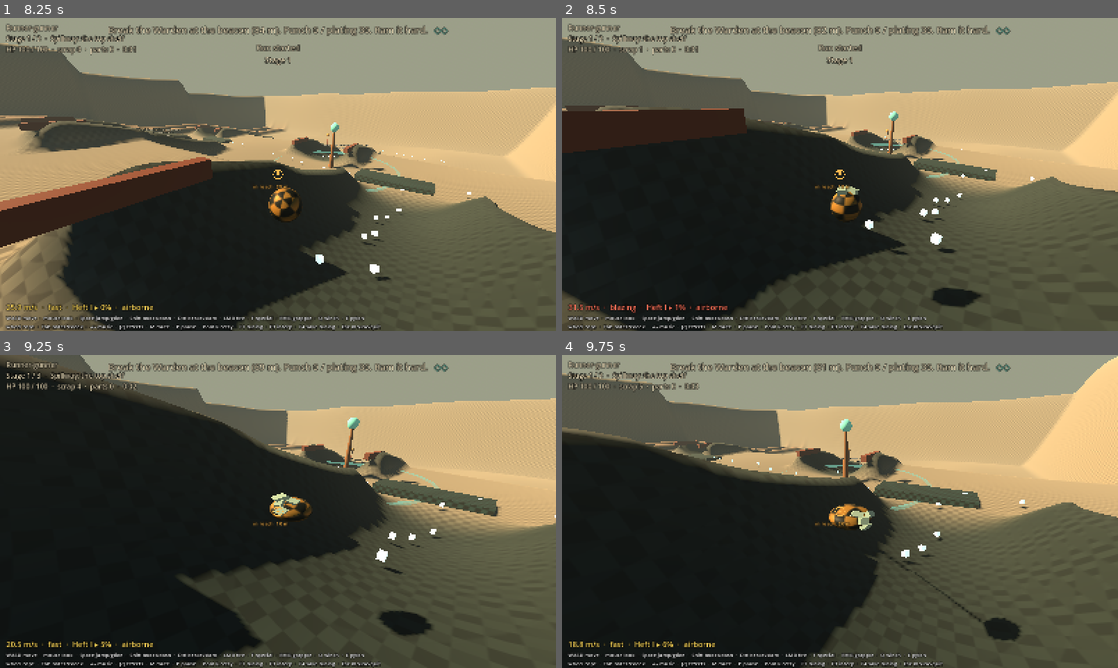
Above: before the commit, frames 1-4 (two rows, left to right).
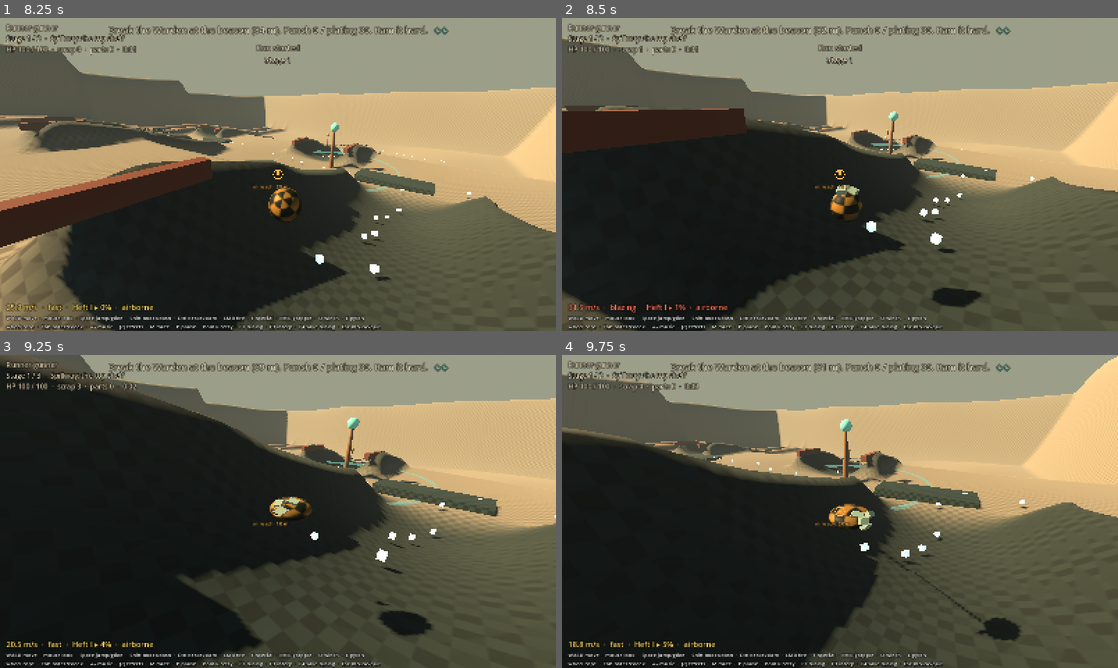
Above: after the commit, the same moments.

Repository: bananahana720/scrapkeep
Game: Godot game, scene res://main.tscn
Same seed, same stepped clock (60 frames per second), same inputs: the game is played once before the commit and once after it.
Inputs (mouse positions are in pixels of both pictures, inside the frame that each line leads up to):
- Up to frame 1 (8.25 s): tap Enter at 0.5, 2, 3.5, 5.1 s; move the mouse to (400, 158) at 0.52 s; hold D (cl_right) 0.53-1.25 s; tap Shift (cl_boost) at 0.6 s; click (400, 158) at 0.67 s; tap Space (cl_jump) at 0.77, 1.25, 2.75, 3.77, 4.25, 6.77, 7.52 s; drag from (166, 190) to (250, 237) at 1.27 s; move the mouse to (333, 105) at 2.02 s; hold D (cl_right) 2.03-2.75 s; tap E (cl_mount) at 2.1 s; drag from (250, 237) to (111, 127) at 2.77 s; move the mouse to (444, 221) at 3.52 s; hold A (cl_left) 3.53-4.25 s; tap F (cl_special) at 3.6 s; drag from (111, 127) to (194, 96) at 4.27 s; move the mouse to (305, 174) at 5.02 s; hold S (cl_back) 5.03-5.75 s; click (305, 174) at 5.17 s; drag from (194, 96) to (166, 190) at 5.77 s; move the mouse to (400, 158) at 6.52 s; hold W (cl_forward) from 6.53 s (still down); tap 2 at 6.6 s; move the mouse to (250, 174) at 7.27 s; tap N at 7.35 s; click (250, 174) at 7.42 s; move the mouse to (289, 168) at 8.02 s; tap C at 8.1 s
- Up to frame 2 (8.5 s): keep holding W (cl_forward)
- Up to frame 3 (9.25 s): move the mouse to (272, 517) at 8.77 s; release W (cl_forward) at 8.78 s; hold A (cl_left) from 8.78 s (still down); tap T at 8.85 s; tap Space (cl_jump) at 9.02 s
- Up to frame 4 (9.75 s): move the mouse to (878, 514) at 9.52 s; release A (cl_left) at 9.53 s; hold W (cl_forward) from 9.53 s (still down); tap Tab at 9.6 s; click (878, 514) at 9.67 s

Frame 1 is identical in both runs. In frame 2, 0.1% of the frame differs, in the area x 49-76%, y 53-89%; in frame 3, 0.1%, in the area x 13-70%, y 8-94%; in frame 4, less than 0.1%.

Commit message:
core-loop build: phase 2 seams (codex, mass, cores, heft magnet)
- sets ctx.build; declares the eight build hint cards to ctx.codex on the
  first tick of play; calls mark_discovered and mark_found (the codex
  publishes synergy_discovered and interaction_found and grants the burst)
- publishes element_resolved for every element-table result
- accretion reads run.mass and the heft class: purchases keep chunks,
  scrap_lost flings chunks toward the thief, the shell grows per class
- gate tier reads run.gate_tier_bonus(); a vault kill adds a rare part and
  add_core(vault); a won event adds add_core(event) unless world granted
  one within 0.1 s
- a Warden's scrap drops in a 20 m line along the heading
- magnet reach min(18, 6 sqrt(heft)) plus the speed term; pull scales too

Co-Authored-By: Claude Opus 5.5 (1M context) <noreply@anthropic.com>

Diff:
--- a/sketches/core-loop/src/build/accretion.gd
+++ b/sketches/core-loop/src/build/accretion.gd
@@ -4,21 +4,28 @@
 const Palette := preload("res://src/core/palette.gd")
 const Synergies := preload("res://src/build/synergies.gd")
 
-# Scrap becomes your build, on the ball. Held scrap shows as chunks stuck to the
-# surface, and each part as a piece of hardware whose shape says its family and whose
-# colour says its rarity. Spending scrap at a fabricator takes chunks off and bolts a
-# part on, so the purchase reads on the ball itself. This node lives under the ball's
-# roll_node(), so everything rolls with the surface. It is drawn from run.scrap and
-# run.parts every time, so a retry redraws the restored build exactly.
+# Scrap becomes your build, on the ball. Mass (DEMO-SPEC heft) shows as chunks stuck
+# to the surface, and each part as a piece of hardware whose shape says its family and
+# whose colour says its rarity. Spending compacts scrap into a part: the wallet drops
+# but mass does not, so a fabricator purchase bolts a part on and takes no chunk off.
+# Only a theft (scrap_lost) takes chunks, and they fly off toward the thief. The whole
+# shell grows a step per heft class; the collider never does. This node lives under
+# the ball's roll_node(), so everything rolls with the surface. It is drawn from
+# run.mass, run.parts and the heft class every time, so a retry redraws the restored
+# build exactly.
 #
-# Visual budget: at most MAX_CHUNKS chunks and MAX_PIECES pieces, and nothing sticks
-# out more than 0.7 m, so the build never hides the ball's line or a threat.
+# Visual budget: at most MAX_CHUNKS chunks and MAX_PIECES pieces; at heft class V the
+# hardware stands at most about 1.1 m off the collider, so the build never hides the
+# ball's line or a threat.
 
 const MAX_CHUNKS := 36
 const MAX_PIECES := 24
 const CHUNK_PER_ROOT_SCRAP := 2.2
 const POP_SCALE := 1.9
 const POP_RATE := 12.0
+# The shell's scale per heft class above I, and how long a stolen chunk flies.
+const SHELL_PER_CLASS := 0.07
+const FLING_SECONDS := 0.45
 
 const RARITY_COLORS := {
 	"common": Palette.COPPER,
@@ -40,6 +47,8 @@
 var _halos := {}
 var _chunk_mesh: BoxMesh
 var _chunk_material: StandardMaterial3D
+var _flung: Array[Dictionary] = []
+var _shell_class := 1
 
 
 func setup() -> void:
@@ -49,8 +58,12 @@
 	_chunk_material = Palette.solid(Palette.ARC.lerp(Palette.RUST, 0.45), 0.5)
 
 
-static func chunks_for(scrap: int) -> int:
-	return mini(MAX_CHUNKS, int(sqrt(maxf(0.0, float(scrap))) * CHUNK_PER_ROOT_SCRAP))
+static func chunks_for(mass: float) -> int:
+	return mini(MAX_CHUNKS, int(sqrt(maxf(0.0, mass)) * CHUNK_PER_ROOT_SCRAP))
+
+
+static func shell_scale(heft_class: int) -> float:
+	return 1.0 + SHELL_PER_CLASS * float(maxi(1, heft_class) - 1)
 
 
 func chunk_count() -> int:
@@ -65,9 +78,15 @@
 	return _halos.has(synergy_id) and (_halos[synergy_id] as Node3D).visible
 
 
-# Idempotent: draws exactly this scrap total, part list and synergy set.
-func show_build(scrap: int, parts: Array, synergies: Array) -> void:
-	var want := chunks_for(scrap)
+func shell_class() -> int:
+	return _shell_class
+
+
+# Idempotent: draws exactly this mass, part list, synergy set and heft class.
+func show_build(mass: float, parts: Array, synergies: Array, heft_class := 1) -> void:
+	_shell_class = heft_class
+	scale = Vector3.ONE * shell_scale(heft_class)
+	var want := chunks_for(mass)
 	while _chunks.size() > want:
 		_chunks.pop_back().queue_free()
 	while _chunks.size() < want:
@@ -80,6 +99,20 @@
 			halo = _build_halo(key)
 			_halos[key] = halo
 		halo.visible = key in synergies
+
+
+# A theft: the outermost count chunks leave the ball and fly to at (world space) under
+# fx_parent, then vanish. The caller redraws after, so the counts stay in step.
+func fling(count: int, at: Vector3, fx_parent: Node3D) -> void:
+	for i in mini(count, _chunks.size()):
+		var chunk: MeshInstance3D = _chunks.pop_back()
+		var from := chunk.global_position
+		chunk.reparent(fx_parent)
+		_flung.append({"node": chunk, "from": from, "to": at, "t": 0.0})
+
+
+func flung_count() -> int:
+	return _flung.size()
 
 
 # A point on the unit sphere, spread evenly by index (golden-angle spiral), so the same
@@ -248,6 +281,19 @@
 
 
 func _process(delta: float) -> void:
+	var i := _flung.size() - 1
+	while i >= 0:
+		var fx: Dictionary = _flung[i]
+		fx["t"] += delta / FLING_SECONDS
+		var node: Node3D = fx["node"]
+		if fx["t"] >= 1.0 or not is_instance_valid(node):
+			if is_instance_valid(node):
+				node.queue_free()
+			_flung.remove_at(i)
+		else:
+			var t: float = fx["t"]
+			node.global_position = (fx["from"] as Vector3).lerp(fx["to"], t) + Vector3.UP * 4.0 * t * (1.0 - t)
+		i -= 1
 	var settle := minf(1.0, POP_RATE * delta)
 	for chunk in _chunks:
 		if chunk.scale.x > 1.001:
--- a/sketches/core-loop/src/build/build.gd
+++ b/sketches/core-loop/src/build/build.gd
@@ -19,12 +19,12 @@
 # material table (elements.gd, resolved by element_field.gd), and the live synergies.
 #
 # Synergies (synergies.gd) are tag pairs. This module runs the behaviour of each named
-# one, detects the first time each goes live (a discovery), and logs the first time an
-# unnamed interaction fires (a find). Both go to the codex registry when the spine
-# provides ctx.codex, and are kept locally meanwhile (discovered(), found()).
+# one, tells the codex (ctx.codex) the first time each goes live in a run, and tells it
+# the first time an unnamed interaction fires. The codex publishes synergy_discovered
+# and interaction_found and grants the discovery burst; build never emits those two.
 #
-# Other modules reach this node through the context: ctx.get_meta("build") until the
-# spine adds a ctx.build field (see SEAMS.md). Its public API is the "Build API" block.
+# Other modules reach this node as ctx.build (ctx.build_module() also finds it). Its
+# public API is the "Build API" block; SEAMS.md lists the ids.
 
 const GATE_CHOICES := 2
 const PARTICIPANTS := ["player"]
@@ -37,6 +37,12 @@
 const ARC_DAMAGE := 18.0
 # Thermal Shock and Glacier Hull refreeze a pad this wide.
 const REFREEZE_RING := 4.0
+# A Warden's scrap is thrown in a line this long along the ball's heading, toward the
+# gates that just opened.
+const WARDEN_LINE := 20.0
+# World (D) may also grant the event's core; build skips its own grant when an event
+# core arrived within this many seconds of the milestone.
+const EVENT_CORE_WINDOW := 0.1
 # Named synergy behaviours. Every one is capped per second so a big build stays
 # readable (principle 4).
 const ROD_REACH := 12.0
@@ -89,6 +95,11 @@
 # registry, when present, is the lasting record; these keep the run's view.
 var _discovered := {}
 var _found := {}
+var _declared := false
+# Milestone core grants waiting a moment for world's own grant, and when world's last
+# event core arrived (in run seconds).
+var _pending_event_cores: Array[Dictionary] = []
+var _last_event_core := -99.0
 
 
 func setup(ctx_ref) -> void:
@@ -117,8 +128,8 @@
 	accretion = Accretion.new()
 	ctx.player.roll_node().add_child(accretion)
 	accretion.setup()
+	ctx.build = self
 	ctx.set_meta("build", self)
-	_declare()
 	ctx.events.stage_entered.connect(_on_stage_entered)
 	ctx.events.enemy_killed.connect(_on_enemy_killed)
 	ctx.events.beacon_charge_changed.connect(_on_beacon_charge)
@@ -131,6 +142,9 @@
 	ctx.events.enemy_struck.connect(_on_enemy_struck)
 	ctx.events.shot_fired.connect(_on_shot_fired)
 	ctx.events.run_started.connect(_on_run_started)
+	ctx.events.scrap_lost.connect(_on_scrap_lost)
+	ctx.events.core_gained.connect(_on_core_gained)
+	ctx.events.heft_class_changed.connect(func(_c: int, _h: float): _redraw())
 
 
 # ---- Build API (for combat, presentation and world; see SEAMS.md) ----
@@ -186,7 +200,11 @@
 	return _found.values()
 
 
+# Known means discovered in this run or in any saved run (the codex's record).
 func is_known(synergy_id: String) -> bool:
+	var codex = _codex()
+	if codex != null and codex.known(synergy_id):
+		return true
 	return _discovered.has(synergy_id)
 
 
@@ -241,21 +259,25 @@
 
 
 func _redraw() -> void:
-	accretion.show_build(ctx.run.scrap, ctx.run.parts, sheet.synergies)
+	accretion.show_build(ctx.run.mass, ctx.run.parts, sheet.synergies, ctx.run.heft_class())
 
 
 func _codex():
-	if "codex" in ctx and ctx.get("codex") != null:
-		return ctx.get("codex")
-	return null
-
-
+	return ctx.codex
+
+
+# The hint cards go to the codex on the first tick of play rather than in setup. The
+# codex exists at setup, but spine_codex_test counts exact entries right after class
+# select and fails if a module's cards are there (SPINE REQUEST in the handoff). A
+# repeat declare is harmless, and the Tab codex only matters in play.
 func _declare() -> void:
+	_declared = true
 	var codex = _codex()
-	if codex == null or not codex.has_method("declare"):
+	if codex == null:
 		return
 	for card in codex_declarations():
-		codex.declare(card)
+		codex.declare({"id": card["id"], "category": card["category"], "name": card["name"],
+			"hint": card["hint"], "clue": card["clue"], "text": card["text"]})
 
 
 func _on_synergy_live(synergy_id: String) -> void:
@@ -263,7 +285,9 @@
 		return
 	_discovered[synergy_id] = true
 	var codex = _codex()
-	if codex != null and codex.has_method("mark_discovered"):
+	if codex != null:
+		if not _declared:
+			_declare()
 		codex.mark_discovered(synergy_id, ctx.player.ball_position(), PARTICIPANTS)
 
 
@@ -273,11 +297,14 @@
 		return
 	_found[key] = text
 	var codex = _codex()
-	if codex != null and codex.has_method("mark_found"):
+	if codex != null:
 		codex.mark_found(text, Synergies.CATEGORY, PARTICIPANTS)
 
 
+# The field resolved an element against a material: publish it once for presentation
+# (element_resolved, B's signal), then log a first find.
 func _on_element_resolved(result: Dictionary) -> void:
+	ctx.events.element_resolved.emit(result["element"], result["material"], result["behaviour"], result["at"])
 	var key: String = result.get("key", "")
 	var row := Elements.ROWS.get(key, {}) as Dictionary
 	if row.has("found"):
@@ -288,9 +315,6 @@
 	return ctx.run.class_id()
 
 
-func _bonus_cores() -> int:
-	var cores = ctx.run.get("bonus_cores")
-	return int(cores) if cores != null else 0
 
 
 func _on_run_started(_class_id_value: String) -> void:
@@ -309,6 +333,7 @@
 	_kills.clear()
 	_landings.clear()
 	_shots.clear()
+	_pending_event_cores.clear()
 	_pinwheel_cut.clear()
 	_rod_budget = ROD_PER_SECOND
 	_shrapnel_budget = SHRAPNEL_PER_SECOND
@@ -318,20 +343,25 @@
 
 
 func _on_enemy_killed(kind: String, at: Vector3, scrap_value: int) -> void:
-	scrap.drop(at, int(round(scrap_value * sheet.kill_scrap)), ctx.rng)
+	var amount := int(round(scrap_value * sheet.kill_scrap))
+	if kind == "warden":
+		scrap.drop_line(at, _heading(), WARDEN_LINE, amount, ctx.rng)
+	else:
+		scrap.drop(at, amount, ctx.rng)
 	if has_transformer("shrapnel_bloom"):
 		_kills.append(at)
-	# A vault pays out a rare part (DEMO-SPEC engagement tiers).
+	# A vault pays out a rare part and a bonus core (DEMO-SPEC engagement tiers).
 	if kind == "vault":
 		var picks: Array = Parts.roll(ctx.rng, Parts.SOURCE_RARITIES["vault"], _class_id(), ctx.run.parts, 1)
 		if not picks.is_empty():
 			ctx.run.add_part(picks[0], "vault")
+		ctx.run.add_core("vault", at)
 
 
 func _on_beacon_charge(fraction: float) -> void:
 	if fraction < 1.0 or gates.is_open():
 		return
-	var rarities := Parts.gate_rarities(_bonus_cores())
+	var rarities := Parts.gate_rarities(ctx.run.gate_tier_bonus())
 	var picks: Array = Parts.roll(ctx.rng, rarities, _class_id(), ctx.run.parts, GATE_CHOICES)
 	ctx.events.reward_offered.emit(gates.open(picks, ctx.player.ball_position(), _heading(), ctx.run.parts))
 
@@ -341,9 +371,38 @@
 	ctx.events.reward_chosen.emit(part_id)
 
 
-# A won event pays out at once, so the stinger and the new part land as one beat.
+# A won event pays out at once, so the stinger and the new part land as one beat. Its
+# bonus core waits a moment: if world grants the event's core itself, build does not
+# grant a second one.
 func _on_milestone_won(event_id: String) -> void:
 	ctx.run.add_part(Parts.milestone_for(event_id, ctx.run.parts), "milestone")
+	_pending_event_cores.append({"at": ctx.player.ball_position(), "since": ctx.run.run_time})
+
+
+func _on_core_gained(source: String, _at: Vector3, _count: int) -> void:
+	if source == "event":
+		_last_event_core = ctx.run.run_time
+
+
+func _step_event_cores() -> void:
+	var now: float = ctx.run.run_time
+	var i := _pending_event_cores.size() - 1
+	while i >= 0:
+		var pending: Dictionary = _pending_event_cores[i]
+		if absf(_last_event_core - pending["since"]) <= EVENT_CORE_WINDOW:
+			_pending_event_cores.remove_at(i)
+		elif now - pending["since"] > EVENT_CORE_WINDOW:
+			_pending_event_cores.remove_at(i)
+			ctx.run.add_core("event", pending["at"])
+		i -= 1
+
+
+# A theft: the chunks the lost mass carried fly off toward where it went.
+func _on_scrap_lost(_amount: int, at: Vector3, _total: int, _cause: String) -> void:
+	var want := Accretion.chunks_for(ctx.run.mass)
+	if accretion.chunk_count() > want:
+		accretion.fling(accretion.chunk_count() - want, at, ctx.root)
+	_redraw()
 
 
 # The bus reports what happened; the elements and synergy effects it triggers resolve
@@ -388,8 +447,12 @@
 func _physics_process(delta: float) -> void:
 	if ctx == null or not ctx.flow.in_play():
 		return
+	if not _declared:
+		_declare()
 	var ball: Vector3 = ctx.player.ball_position()
 	var speed: float = ctx.player.planar_velocity().length()
+	scrap.heft = ctx.run.heft()
+	_step_event_cores()
 	_rod_budget = minf(ROD_PER_SECOND, _rod_budget + ROD_PER_SECOND * delta)
 	_shrapnel_budget = minf(SHRAPNEL_PER_SECOND, _shrapnel_budget + SHRAPNEL_PER_SECOND * delta)
 	for at in scrap.step(ball, speed, delta):
--- a/sketches/core-loop/src/build/scrap_field.gd
+++ b/sketches/core-loop/src/build/scrap_field.gd
@@ -2,13 +2,16 @@
 
 const Palette := preload("res://src/core/palette.gd")
 
-# Scrap laid along the terrain's scrap lines. The magnet reaches further the faster you
-# roll, and a piece it catches homes in faster than the ball can outrun it, so taking
-# scrap never asks you to slow down or turn back (momentum is sacred). A caught piece
-# stays caught until it lands on the ball.
+# Scrap laid along the terrain's scrap lines. The magnet grows with heft (6 m times the
+# square root of heft, capped at 18 m) and reaches further again the faster you roll,
+# and a piece it catches homes in faster than the ball can outrun it, so taking scrap
+# never asks you to slow down or turn back (momentum is sacred). A caught piece stays
+# caught until it lands on the ball. Pickups never touch the ball's velocity.
 
-const MAGNET := 7.0
-# Extra magnet reach per m/s of ball speed: at 30 m/s the reach is about 16 m.
+const MAGNET_PER_ROOT_HEFT := 6.0
+const MAGNET_CAP := 18.0
+# Extra magnet reach per m/s of ball speed, on top of the capped heft reach, so a fast
+# ball still catches what it passes.
 const MAGNET_PER_SPEED := 0.3
 const COLLECT := 2.0
 const HOME_SPEED := 16.0
@@ -17,6 +20,8 @@
 const MAX_PER_LINE := 14
 
 var magnet_scale := 1.0
+# The run's heft; build sets it every tick.
+var heft := 1.0
 
 var _items: Array[MeshInstance3D] = []
 var _caught := {}
@@ -60,8 +65,26 @@
 		_add(at + Vector3(rng.randf_range(-2.0, 2.0), 1.2, rng.randf_range(-2.0, 2.0)))
 
 
+# The heft part of the reach, monotonic in heft and capped at 18 m.
+func heft_reach() -> float:
+	return minf(MAGNET_CAP, MAGNET_PER_ROOT_HEFT * sqrt(maxf(1.0, heft)) * magnet_scale)
+
+
 func magnet_reach(ball_speed: float) -> float:
-	return (MAGNET + MAGNET_PER_SPEED * ball_speed) * magnet_scale
+	return heft_reach() + MAGNET_PER_SPEED * ball_speed
+
+
+# Pull scales by the same factor as the reach.
+func pull_scale() -> float:
+	return heft_reach() / MAGNET_PER_ROOT_HEFT
+
+
+# Scrap scattered along a line, for a Warden's payout thrown toward the gates.
+func drop_line(at: Vector3, heading: Vector3, length: float, amount: int, rng: RandomNumberGenerator) -> void:
+	var flat := Vector3(heading.x, 0.0, heading.z).normalized()
+	for i in amount:
+		var t := (i + 0.5) / float(maxi(1, amount))
+		_add(at + flat * length * t + Vector3(rng.randf_range(-1.5, 1.5), 1.2, rng.randf_range(-1.5, 1.5)))
 
 
 # Returns where each piece was taken this tick; the run state owns the total.
@@ -69,7 +92,7 @@
 	_spin += delta * 2.4
 	var taken: Array[Vector3] = []
 	var reach := magnet_reach(ball_speed)
-	var home := HOME_SPEED + ball_speed * HOME_OVER_BALL
+	var home := (HOME_SPEED + ball_speed * HOME_OVER_BALL) * pull_scale()
 	var i := _items.size() - 1
 	while i >= 0:
 		var item := _items[i]
